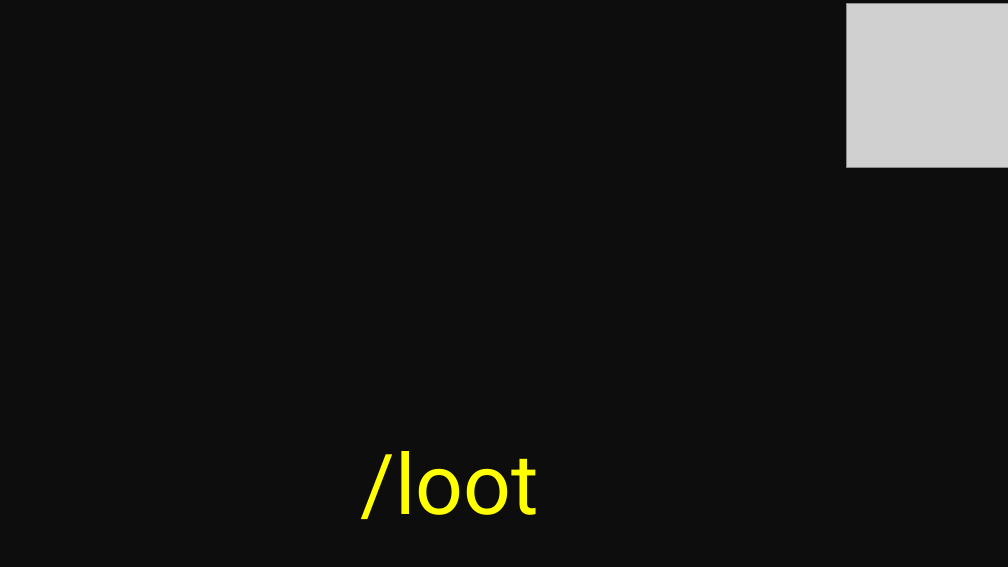
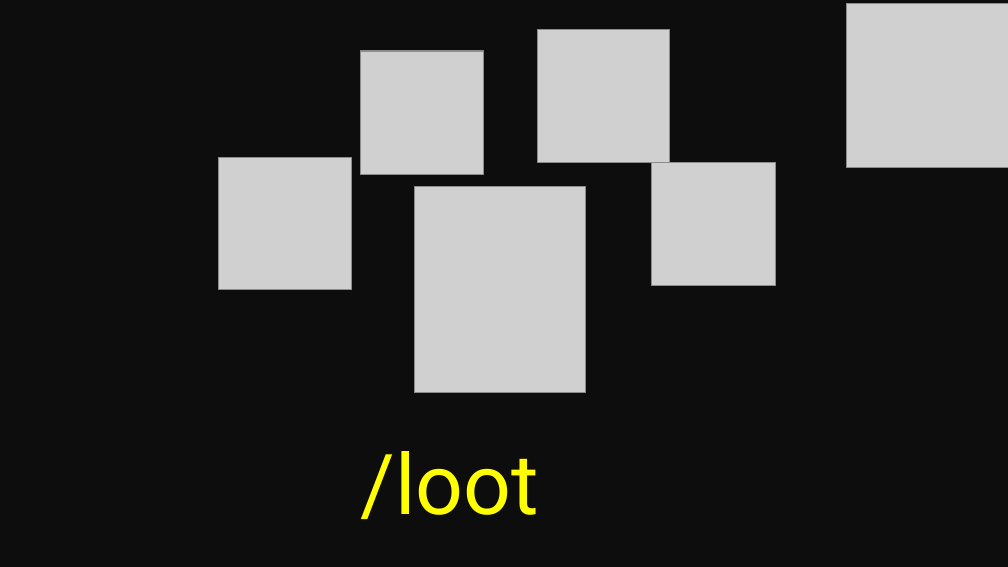
Before and after one commit to HgVN23/HgVN23.github.io, a slide deck: slide 31 of assets/media/thumbnail/template.pptx (slide 30 before the commit). Drawn at 1008x567 pixels with LibreOffice and Linux fonts; fonts in the diff are those of the drawing; grey boxes stand for pictures. Boxes give left, top, right and bottom in pixels: in the first picture for what was removed or moved away, otherwise in the second. Text is boxed around its words. In the diff, an @@ line names an element or a change of style, - is before the commit and + after.

```diff
--- a/assets/media/thumbnail/template.pptx
+++ b/assets/media/thumbnail/template.pptx
@@ picture added at bbox=[537, 29, 670, 162] @@
@@ picture added at bbox=[361, 51, 484, 174] @@
@@ picture added at bbox=[219, 157, 352, 290] @@
@@ picture added at bbox=[652, 162, 775, 285] @@
@@ picture added at bbox=[414, 186, 586, 393] @@
```
Also in this commit, not shown: 21 slides added, 6 other files.
